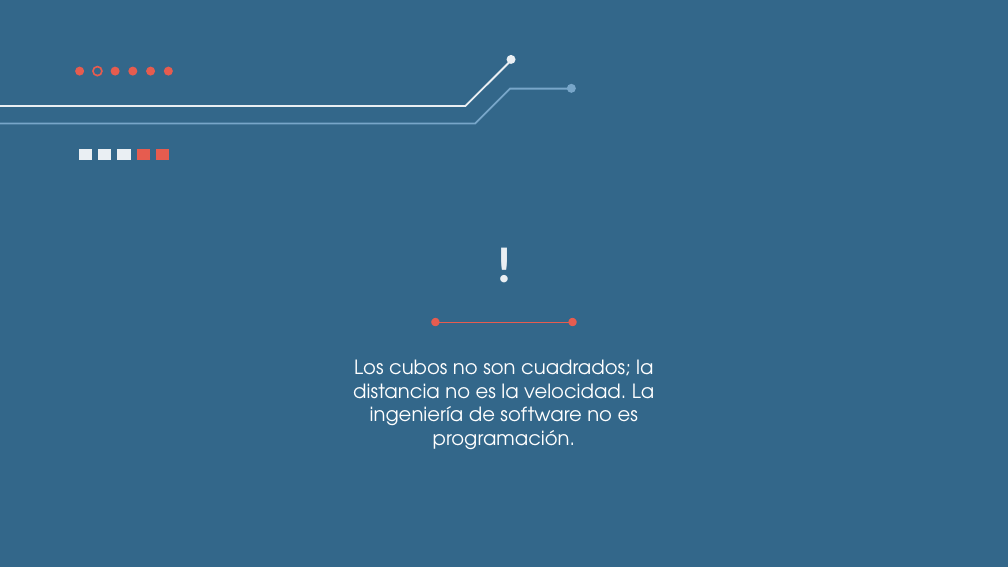
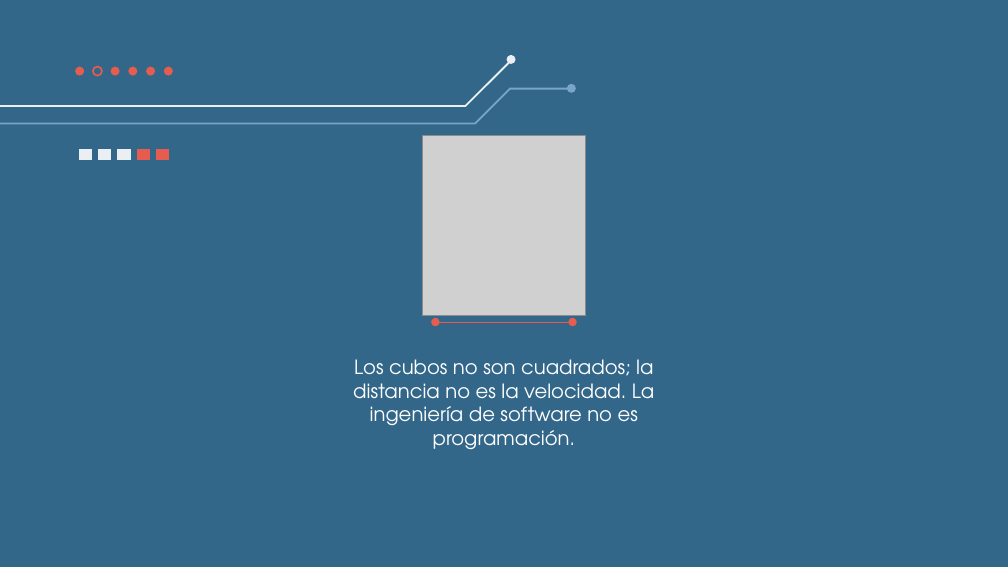
Before and after one commit to norbeydanilo/arquitectura-software-web, a slide deck: slide 12 of 01.ingenieria_software_google.pptx (slide 11 before the commit). Drawn at 1008x567 pixels with LibreOffice and Linux fonts; fonts in the diff are those of the drawing; grey boxes stand for pictures. Boxes give left, top, right and bottom in pixels: in the first picture for what was removed or moved away, otherwise in the second. Text is boxed around its words. In the diff, an @@ line names an element or a change of style, - is before the commit and + after.

```diff
--- a/01.ingenieria_software_google.pptx
+++ b/01.ingenieria_software_google.pptx
@@ picture added at (x1=422, y1=135, x2=585, y2=316) @@
@@ title removed at (x1=126, y1=232, x2=881, y2=293) @@
-!
```
Also in this commit, not shown: 1 slide added, 5 other files.
